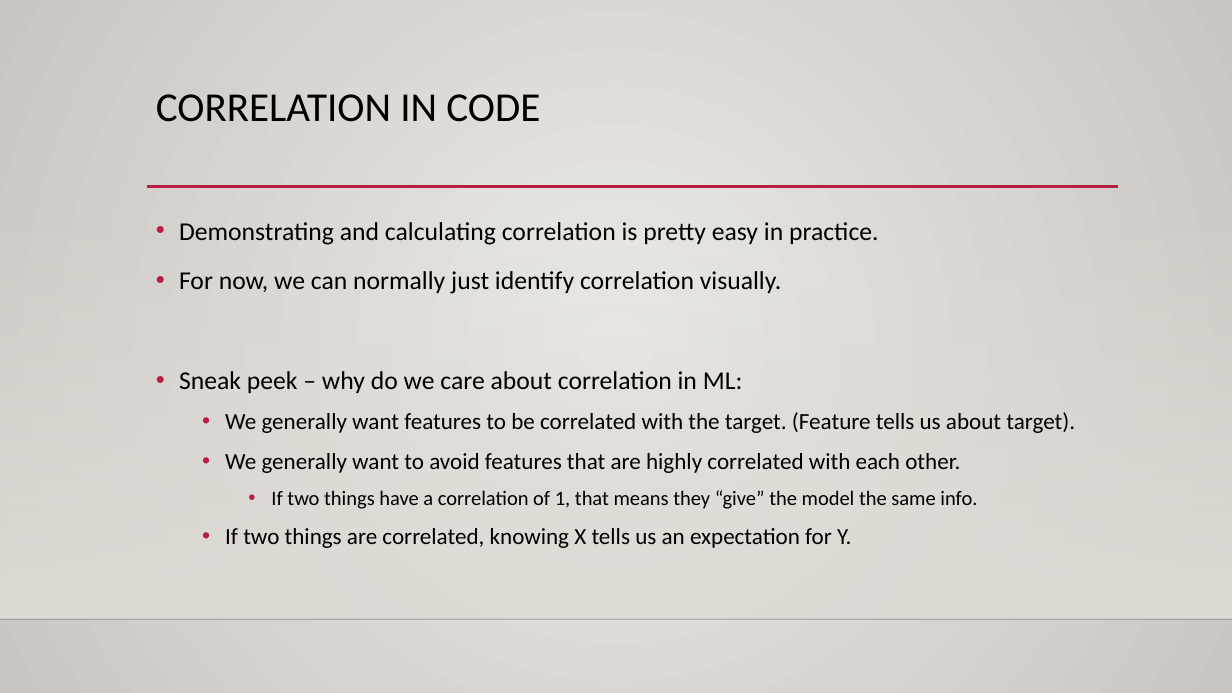
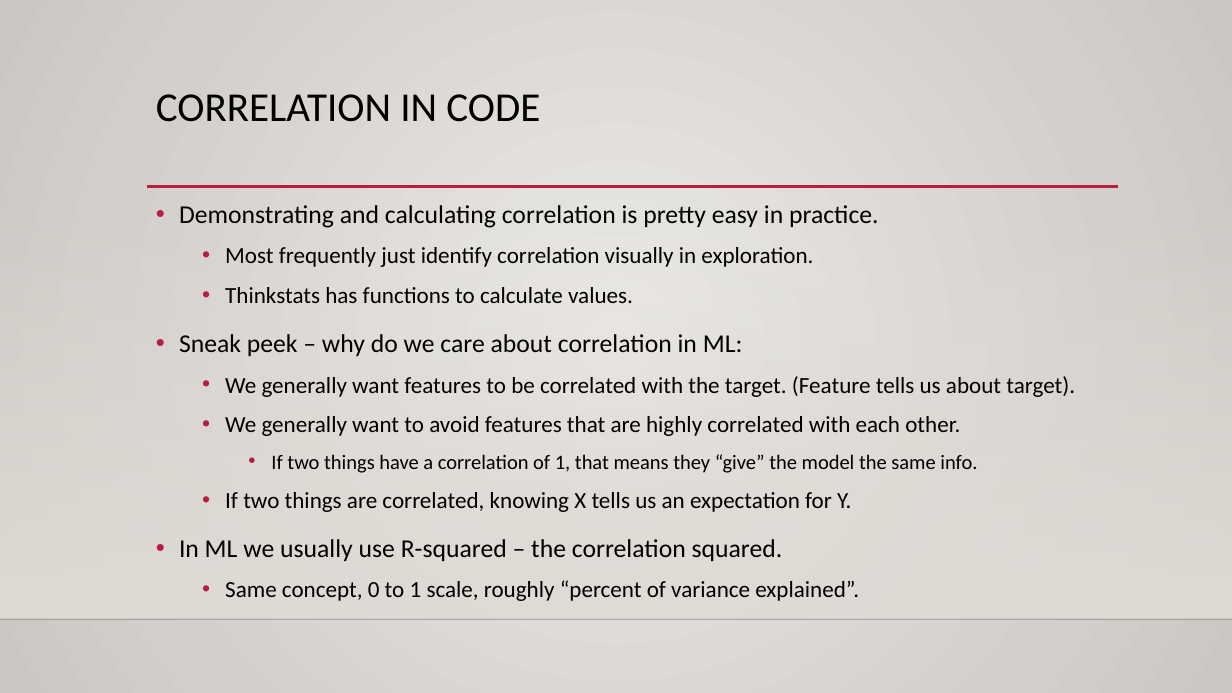
Before and after one commit to SedemSetor/Basic_Stats_in_Python_Student_Repository, a slide deck: slide 25 of reference_material/slides/011_Correlation_Scatter.pptx. Drawn at 1232x693 pixels with LibreOffice and Linux fonts; fonts in the diff are those of the drawing; background and template pictures are left out. Boxes give left, top, right and bottom in pixels: in the first picture for what was removed or moved away, otherwise in the second. Text is boxed around its words. In the diff, an @@ line names an element or a change of style, - is before the commit and + after.

```diff
--- a/reference_material/slides/011_Correlation_Scatter.pptx
+++ b/reference_material/slides/011_Correlation_Scatter.pptx
@@ text "Demonstrating and calculating correlation is ...": place and size @@
-text "Demonstrating and calculating correlation is ..." at [179,222,1075,548]
+text "Demonstrating and calculating correlation is ..." at [179,205,1075,601]
@@ text at [225,247,813,303]: text changed; size 20 to 18 pt @@
-• For now, we can normally just identify correlation visually.
+  • Most frequently just identify correlation visually in exploration.
+  • Thinkstats has functions to calculate values.
@@ text at [179,539,859,601]: paragraphs added @@
+• In ML we usually use R-squared – the correlation squared.
+  • Same concept, 0 to 1 scale, roughly “percent of variance explained”.
```
Also in this commit, not shown: 1 other slide changed, 3 other files.
